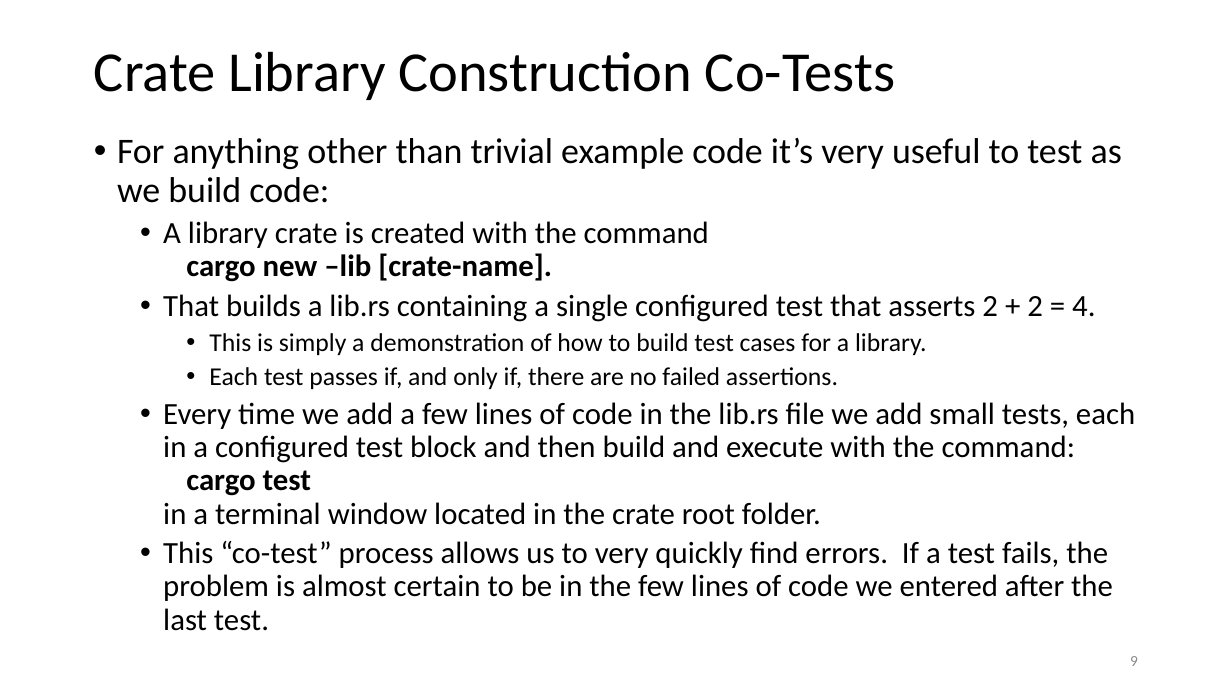
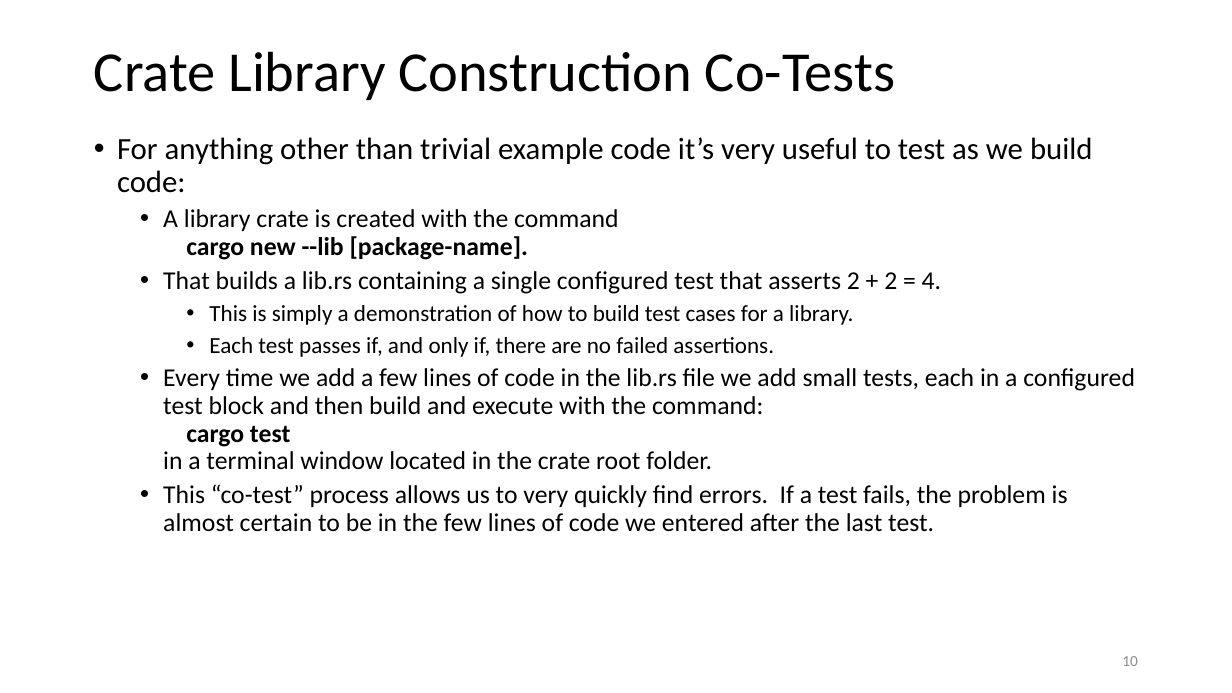
Before and after one commit to JimFawcett/JimFawcett.github.io, a slide deck: slide 10 of Resources/RustModels.pptx (slide 9 before the commit). Drawn at 1232x693 pixels with LibreOffice and Linux fonts; fonts in the diff are those of the drawing. Boxes give left, top, right and bottom in pixels: in the first picture for what was removed or moved away, otherwise in the second. Text is boxed around its words. In the diff, an @@ line names an element or a change of style, - is before the commit and + after.

```diff
--- a/Resources/RustModels.pptx
+++ b/Resources/RustModels.pptx
@@ text at <box>117,137,1135,532</box>: size 28 to 24 pt in "For anything other than trivial example code ..."; size 24 to 20 pt in "That builds a lib.rs containing a single ...", "Every time we add a few lines ...", "This “co-test” process allows us to very ..."; size 20 to 18 pt in "This is simply a demonstration of how ...", "Each test passes if, and only if, ..." @@
@@ text at <box>163,209,619,260</box>: text changed; size 24 to 20 pt @@
-  • A library crate is created with the command
-    cargo new –lib [crate-name].
+  • A library crate is created with the command
+    cargo new --lib [package-name].
@@ page number at <box>1122,656,1138,666</box>: text changed @@
-9
+10
```
Also in this commit, not shown: 4 other slides changed, 2 slides added, 1 slide removed, 5 other files.
